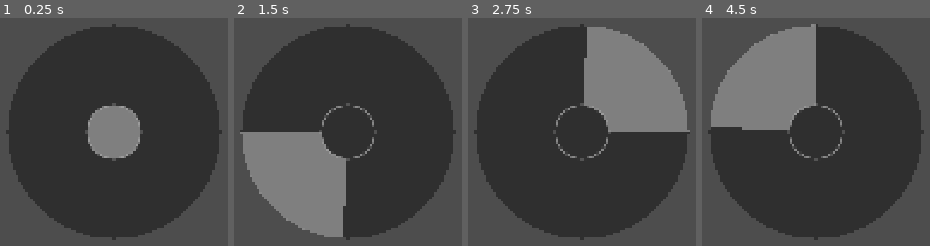
Above: before the commit, frames 1-4 (left to right).
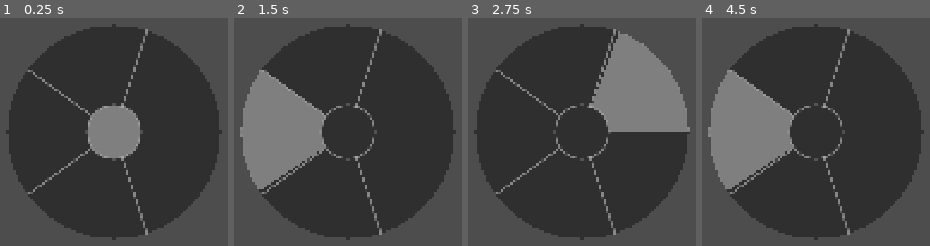
Above: after the commit, the same moments.

Repository: Sunday-Studio-Team/cafe
Game: Godot game, scene res://ui/ActiveItemSelection/active_item_selection.tscn
Two runs of this game, one before a commit and one after it. Both use one fixed random seed, a clock stepped at 60 frames per second and the inputs below. This scene is started directly instead of the project's main scene.
Inputs (mouse positions are in pixels of both pictures, inside the frame that each line leads up to):
- Up to frame 1 (0.25 s): no input
- Up to frame 2 (1.5 s): tap Enter at 0.5 s; move the mouse to (outside the picture) at 0.52 s; hold D (move_right) 0.53-1.28 s; tap Q (Test_Button) at 0.6 s; click (outside the picture) at 0.67 s; tap Space at 1.25 s; move the mouse to (outside the picture) at 1.27 s; hold S (move_back) from 1.28 s (still down); tap E (interact) at 1.35 s; click (outside the picture) at 1.42 s
- Up to frame 3 (2.75 s): tap Enter at 2 s; move the mouse to (661, 33) at 2.02 s; release S (move_back) at 2.03 s; hold D (move_right) from 2.03 s (still down); hold Shift (sprint) from 2.03 s (still down); click (661, 33) at 2.17 s
- Up to frame 4 (4.5 s): tap Space at 2.75, 4.25 s; move the mouse to (774, 220) at 2.77 s; release D (move_right) at 2.78 s; release Shift (sprint) at 2.78 s; hold W (move_forward) 2.78-3.53 s; tap I at 2.85 s; click (774, 220) at 2.92 s; tap Enter at 3.5 s; move the mouse to (outside the picture) at 3.52 s; hold A (move_left) from 3.53 s (still down); tap Q (Test_Button) at 3.6 s; click (outside the picture) at 3.67 s; move the mouse to (outside the picture) at 4.27 s; tap E (interact) at 4.35 s; click (outside the picture) at 4.42 s

The runs differ from the first frame. In frame 1, 1.2% of the frame differs, in the area x 12-65%, y 4-96%; in frame 2, 17%; in frame 3, 3.8%; in frame 4, 17%, in the area x 2-65%, y 2-96%.

Commit message:
Signal For Wheel

Diff:
--- a/godot/active_item_selection.gd
+++ b/godot/active_item_selection.gd
@@ -15,7 +15,7 @@
 
 var selection : int = 0
 
-signal select_item
+
 
 #Need to use to resize
 func _ready():
@@ -78,6 +78,10 @@
 
 
 
+func _input(event):
+	if event is InputEventMouseButton:
+		if event.pressed and event.button_index == 1:
+			print("Selection: ", selection)
 
 func _process(delta):
 	var mouse_pos = get_local_mouse_position()
@@ -90,5 +94,4 @@
 		var mouse_rads = fposmod(mouse_pos.angle() * -1, TAU)
 		selection = ceil((mouse_rads / TAU) * (len(options) - 1))
 
-	print(selection)
 	queue_redraw()
--- a/godot/autoloads/events.gd
+++ b/godot/autoloads/events.gd
@@ -28,3 +28,4 @@
 
 #Active Items
 signal active_item_used(item: String)
+signal select_item(selection: int)
--- a/godot/ui/ActiveItemSelection/active_item_selection.tscn
+++ b/godot/ui/ActiveItemSelection/active_item_selection.tscn
@@ -17,4 +17,4 @@
 bkg_color = Color(0, 0, 0, 0.38039216)
 line_color = Color(0.9372549, 0.9372549, 0.9372549, 0.45490196)
 highlight_color = Color(0.6419343, 0.64193386, 0.6419341, 0.6862745)
-options = [null, null, null, null, null]
+options = [null, null, null, null, null, null]
